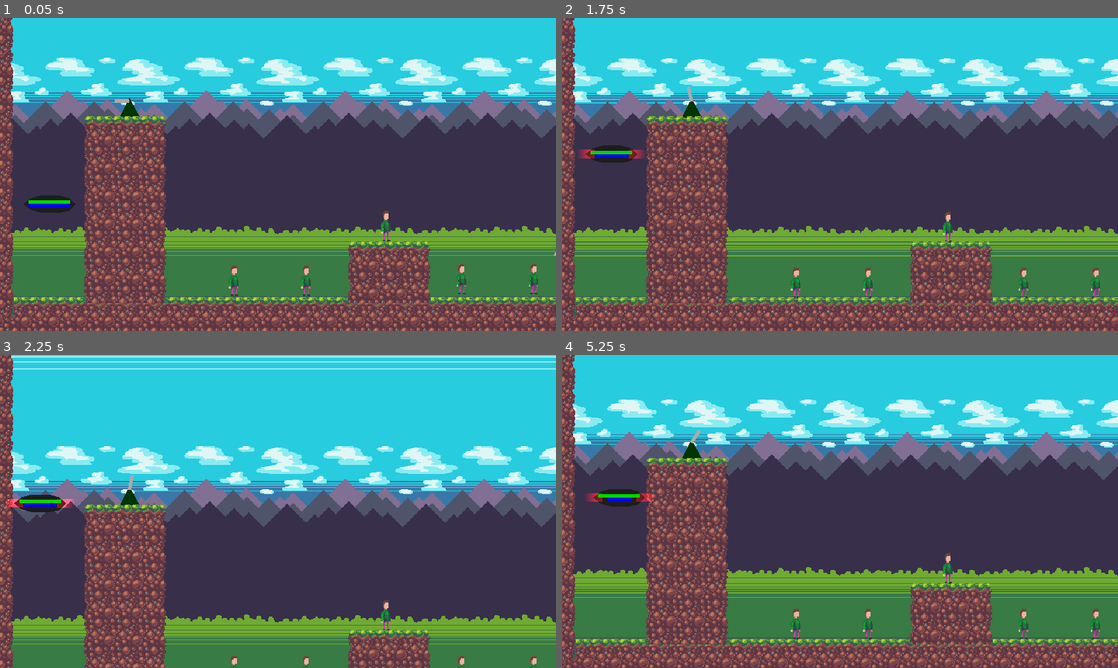
Above: before the commit, frames 1-4 (two rows, left to right).
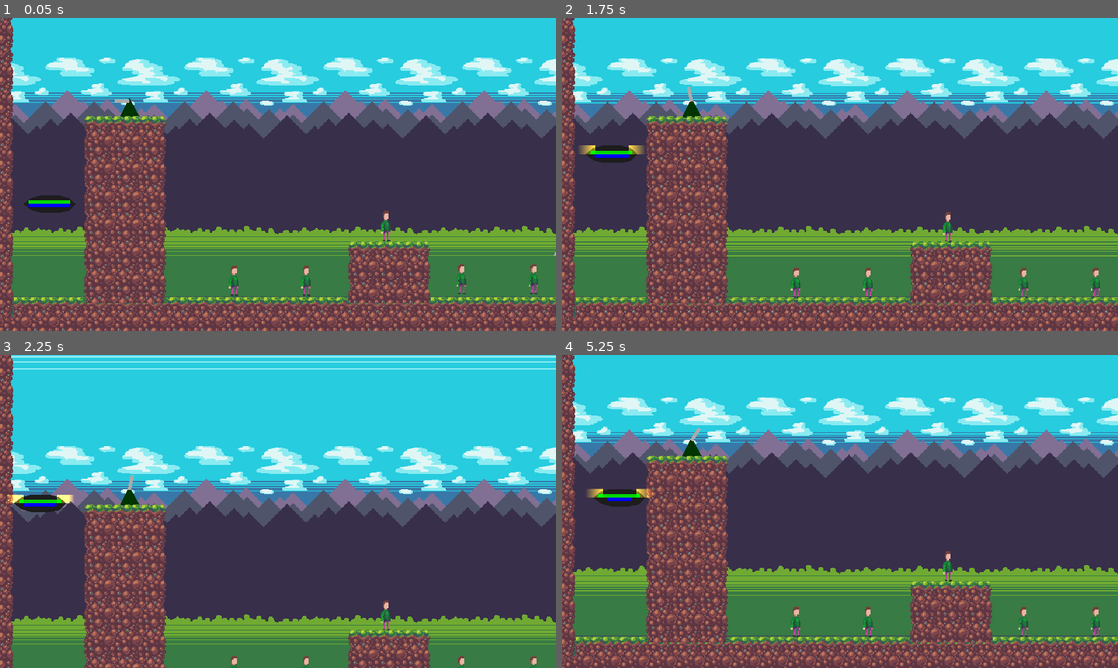
Above: after the commit, the same moments.

Repository: spilth/ufo-game
Game: Godot game, scene res://level1.tscn
Same seed, same stepped clock (60 frames per second), same inputs: the game is played once before the commit and once after it.
Inputs:
- Up to frame 1 (0.05 s): no input
- Up to frame 2 (1.75 s): tap Enter at 0.5 s; hold Space (beam) 0.53-1.28 s; hold W (up) from 0.53 s (still down); tap Space (beam) at 1.35 s
- Up to frame 3 (2.25 s): release W (up) at 2.03 s; hold A (left) from 2.03 s (still down); hold Space (beam) from 2.03 s (still down)
- Up to frame 4 (5.25 s): release Space (beam) at 2.78 s; tap Space (beam) at 2.85, 4.35, 5 s; tap Enter at 3.5 s; release A (left) at 3.53 s; hold S (down) 3.53-4.28 s; hold Space (beam) 3.53-4.28 s; hold D (right) 4.28-5.03 s; hold W (up) from 5.03 s (still down); hold Space (beam) from 5.03 s (still down)

Frame 1 is identical in both runs. In frame 2, 0.2% of the frame differs, in the area x 3-56%, y 40-90%; in frame 3, 0.2%; in frame 4, 24%, in the area x 0-100%, y 0-100%.

Commit message:
Separate lights for too close and too far

Diff:
--- a/character_body_2d.gd
+++ b/character_body_2d.gd
@@ -21,8 +21,10 @@
 @onready var chomp_sound: AudioStreamPlayer2D = $Chomper/ChompSound
 @onready var too_close = $TooClose
 @onready var close_enough = $CloseEnough
-@onready var left_light = $LeftLight
-@onready var right_light = $RightLight
+@onready var close_left_light = $CloseLeftLight
+@onready var close_right_light = $CloseRightLight
+@onready var far_left_light = $FarLeftLight
+@onready var far_right_light = $FarRightLight
 
 @export var mothership: Mothership
 
@@ -39,8 +41,10 @@
 	var moving = false
 
 	if not too_close.is_colliding() && close_enough.is_colliding():
-		left_light.visible = false
-		right_light.visible = false
+		close_left_light.visible = false
+		close_right_light.visible = false
+		far_left_light.visible = false
+		far_right_light.visible = false
 
 		if Input.is_action_just_pressed("beam"):
 			beam_sound.play()
@@ -62,8 +66,13 @@
 			beam_collider.disabled = true
 			chomper_collider.disabled = true
 	else:
-		left_light.visible = true
-		right_light.visible = true
+		if too_close.is_colliding():
+			close_left_light.visible = true
+			close_right_light.visible = true
+
+		if not close_enough.is_colliding():
+			far_left_light.visible = true
+			far_right_light.visible = true
 
 	if not beaming:
 		var direction = Input.get_axis("left", "right")
--- a/mothership.tscn
+++ b/mothership.tscn
@@ -1,9 +1,12 @@
-[gd_scene load_steps=3 format=3 uid="uid://dquklb2uv0nfb"]
+[gd_scene load_steps=4 format=3 uid="uid://dquklb2uv0nfb"]
 
 [ext_resource type="Script" path="res://mothership.gd" id="1_3n2hd"]
 
 [sub_resource type="RectangleShape2D" id="RectangleShape2D_4r4jq"]
 size = Vector2(206.5, 12)
+
+[sub_resource type="RectangleShape2D" id="RectangleShape2D_3owdf"]
+size = Vector2(207, 22)
 
 [node name="Mothership" type="Area2D"]
 script = ExtResource("1_3n2hd")
@@ -23,4 +26,10 @@
 text = "0/0	"
 horizontal_alignment = 1
 
+[node name="StaticBody2D" type="StaticBody2D" parent="."]
+
+[node name="CollisionShape2D" type="CollisionShape2D" parent="StaticBody2D"]
+position = Vector2(-11.5, -12)
+shape = SubResource("RectangleShape2D_3owdf")
+
 [connection signal="body_entered" from="." to="." method="_on_body_entered"]
--- a/ufo.tscn
+++ b/ufo.tscn
@@ -144,18 +144,32 @@
 position = Vector2(11, 10)
 target_position = Vector2(2.08165e-12, 128)
 
-[node name="LeftLight" type="PointLight2D" parent="."]
-position = Vector2(-30, -0.160155)
+[node name="CloseLeftLight" type="PointLight2D" parent="."]
+position = Vector2(-30, 5)
 scale = Vector2(0.65625, 0.320311)
 color = Color(1, 0, 0, 1)
 energy = 4.0
 texture = SubResource("GradientTexture2D_srkvw")
 
-[node name="RightLight" type="PointLight2D" parent="."]
-position = Vector2(30, 0)
+[node name="CloseRightLight" type="PointLight2D" parent="."]
+position = Vector2(30, 5)
 scale = Vector2(0.65625, 0.320311)
 color = Color(1, 0, 0, 1)
 energy = 4.0
 texture = SubResource("GradientTexture2D_715dy")
 
+[node name="FarLeftLight" type="PointLight2D" parent="."]
+position = Vector2(-29, -5)
+scale = Vector2(0.65625, 0.320311)
+color = Color(1, 1, 0, 1)
+energy = 4.0
+texture = SubResource("GradientTexture2D_srkvw")
+
+[node name="FarRightLight" type="PointLight2D" parent="."]
+position = Vector2(29.75, -5)
+scale = Vector2(0.640625, 0.320311)
+color = Color(1, 1, 0, 1)
+energy = 4.0
+texture = SubResource("GradientTexture2D_715dy")
+
 [connection signal="body_entered" from="Chomper" to="." method="_on_chomper_body_entered"]
Not shown, changed: Level.mp3.import
